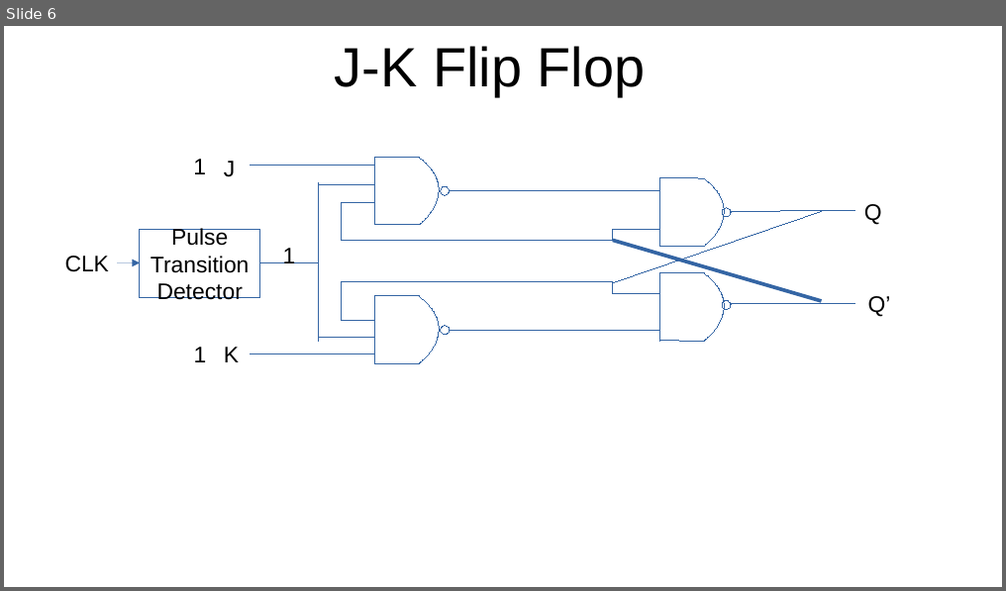
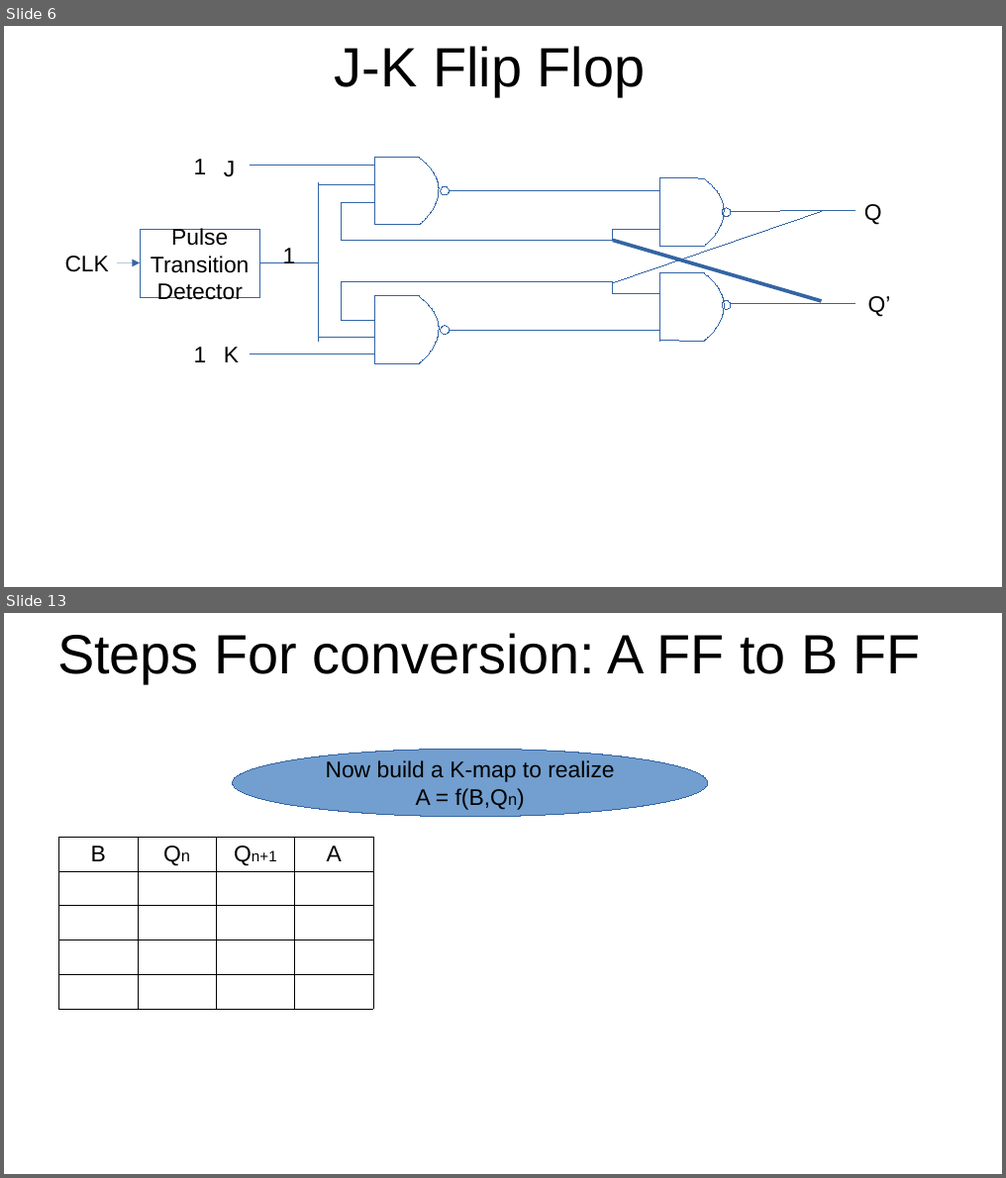
Before and after one commit to arnabsinha/Switching-Circuits-and-Logic-Design, a slide deck: Lecture_22.pptx. Shown one above the other, each under a label of ours: slide 6 before the commit, slides 6 and 13 after it; the slides between them are not shown. The pictures are 1006x591 and 1006x1178 pixels, drawn with LibreOffice and Linux fonts; fonts in the diff are those of the drawing. Boxes give left, top, right and bottom in pixels: in the first picture for what was removed or moved away, otherwise in the second. Text is boxed around its words. In the diff, an @@ line names an element or a change of style, - is before the commit and + after.

```diff
--- a/Lecture_22.pptx
+++ b/Lecture_22.pptx
@@ slide 13 added at (x1=4, y1=613, x2=1002, y2=1174), background #FFFFFF @@
@@ title added at (x1=57, y1=633, x2=921, y2=683), 44 pt, text #000000 @@
+Steps For conversion: A FF to B FF
@@ ellipse added at (x1=233, y1=749, x2=708, y2=817), fill #729FCF, outline #3465A4 0 pt, 18 pt, text #000000 @@
+Now build a K-map to realize
+A = f(B,Qn)
@@ table added at (x1=59, y1=837, x2=374, y2=969), 5 rows, 4 columns @@
+B | Qn | Qn+1 | A
+ |  |  | 
+ |  |  | 
+ |  |  | 
+ |  |  | 
```
Also in this commit, not shown: 2 slides changed, 2 other slides added, 2 other files.
